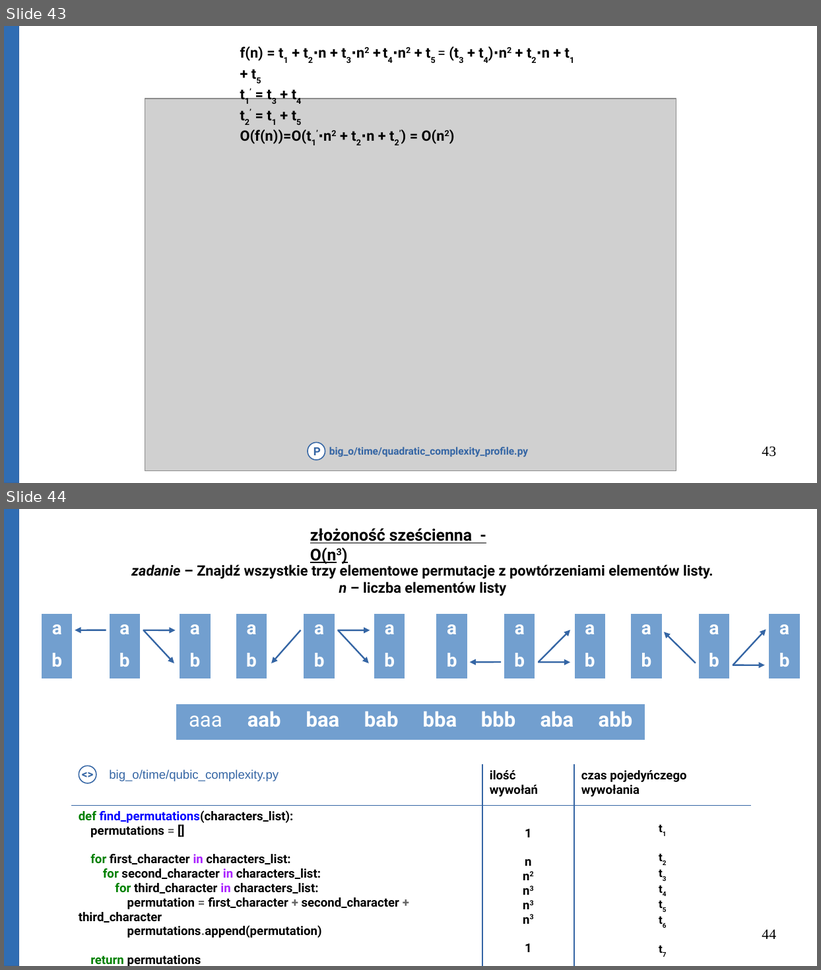
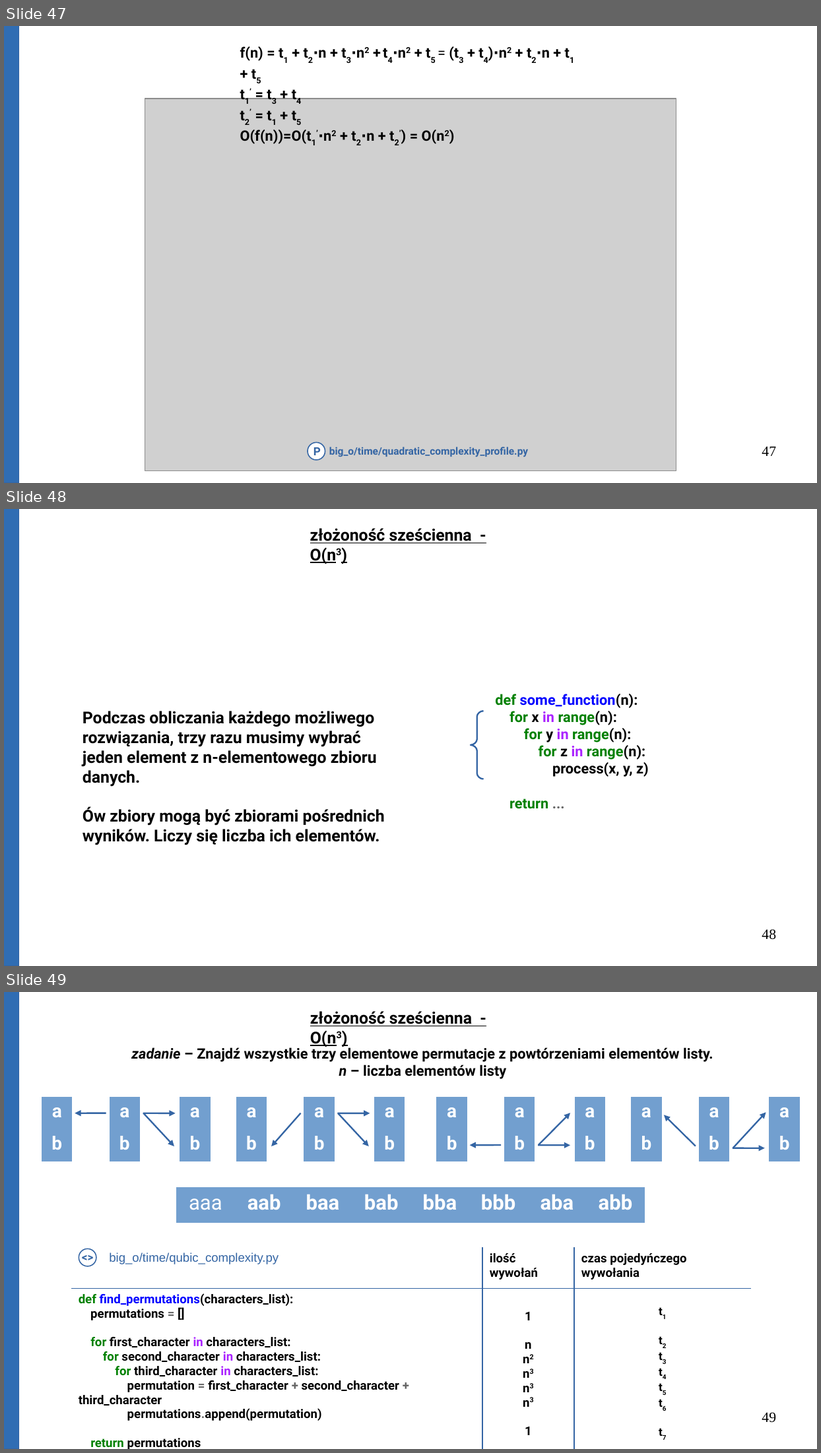
Before and after one commit to Michael-Wisniewski/algorithmic-workshop, a slide deck: gotowa.odp. Shown one above the other, each under a label of ours: slides 43 and 44 before the commit, slides 47, 48 and 49 after it. The pictures are 821x970 and 821x1453 pixels, drawn with LibreOffice and Linux fonts; fonts in the diff are those of the drawing; grey boxes stand for pictures. Boxes give left, top, right and bottom in pixels: in the first picture for what was removed or moved away, otherwise in the second. Text is boxed around its words. In the diff, an @@ line names an element or a change of style, - is before the commit and + after.

```diff
--- a/gotowa.odp
+++ b/gotowa.odp
@@ slide 48 added at <box>4,509,817,966</box>, background #FFFFFF @@
@@ rectangle added at <box>4,509,19,966</box>, fill #306DB3, outline #3465A4 0 pt @@
@@ text added at <box>310,528,472,564</box>, 16 pt, text #000000, bold, underline @@
+złożoność sześcienna - O(n3)
@@ text added at <box>495,694,649,809</box>, 14 pt, text #008000, bold @@
+def some_function(n):
+for x in range(n):
+for y in range(n):
+for z in range(n):
+process(x, y, z)
+return ...
@@ text added at <box>83,711,385,846</box>, 16 pt, text #000000, bold @@
+Podczas obliczania każdego możliwego rozwiązania, trzy razu musimy wybrać jeden element z n-elementowego zbioru danych.
+Ów zbiory mogą być zbiorami pośrednich wyników. Liczy się liczba ich elementów.
@@ freeform shape added at <box>471,711,484,779</box>, outline #3465A4 1.5 pt @@
@@ page number added at <box>762,929,776,940</box>, 14 pt, text #000000 @@
+48
@@ what was slide 43 is now slide 47 @@
@@ page number at <box>762,446,776,456</box>: text changed @@
-43
+47
@@ what was slide 44 is now slide 49 @@
@@ page number at <box>762,1412,776,1423</box>: text changed @@
-44
+49
```
Also in this commit, not shown: 7 slides changed, 10 other slides added, 1 slide removed, 3 other files.
